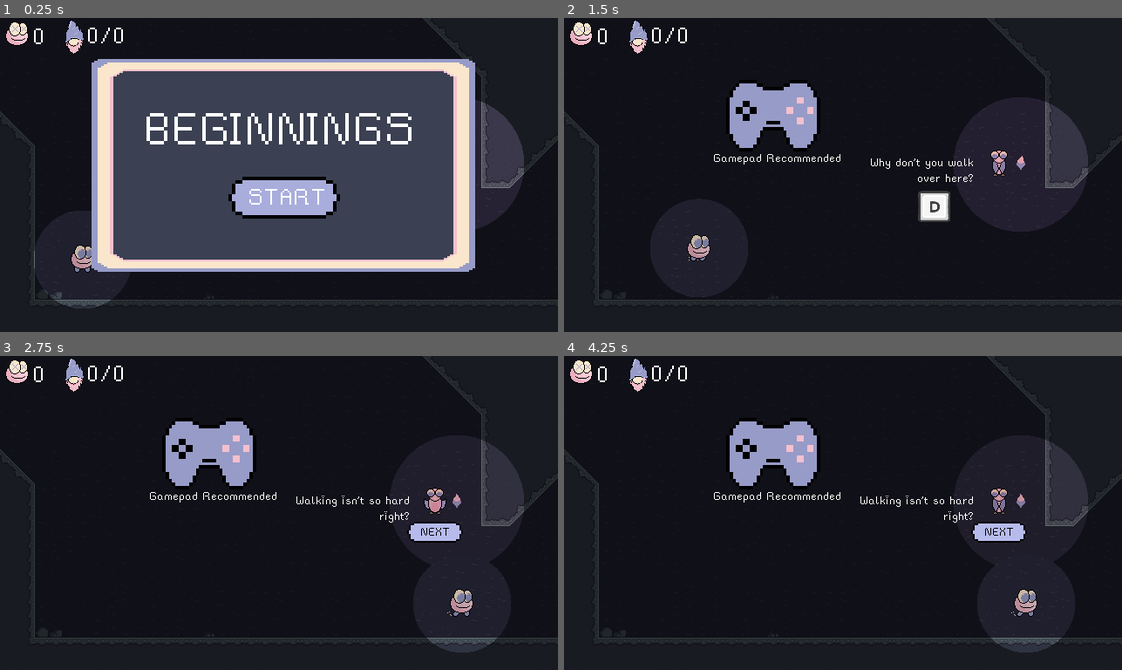
Above: before the commit, frames 1-4 (two rows, left to right).
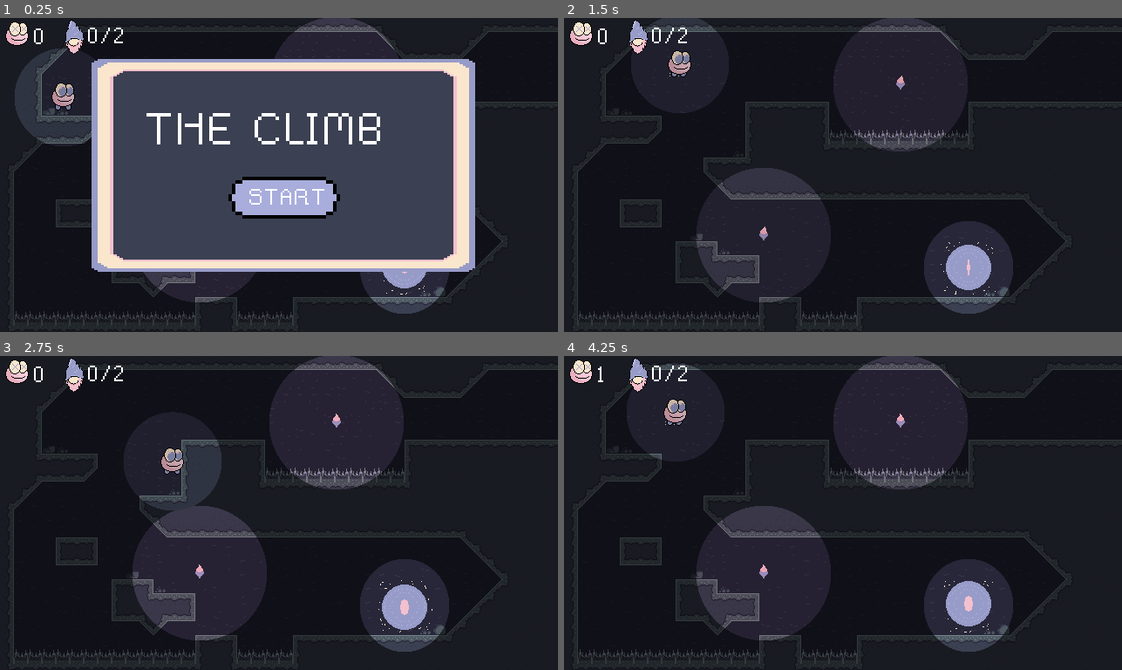
Above: after the commit, the same moments.

Repository: billbobphil/game-off-2023
Game: Godot game, scene res://root/root.tscn
The game is run twice, just before and just after one commit, with the same random seed, the same clock (stepped at 60 frames per second) and the same inputs.
Inputs (mouse positions are in pixels of both pictures, inside the frame that each line leads up to):
- Up to frame 1 (0.25 s): no input
- Up to frame 2 (1.5 s): click "START" at 0.5 s; tap Enter (acknowledge_dialog) at 1.25 s; move the mouse to (965, 159) at 1.27 s; hold D (move_right) from 1.28 s (still down); hold Space (jump) from 1.28 s (still down); click (965, 159) at 1.42 s
- Up to frame 3 (2.75 s): keep holding D (move_right); move the mouse to (167, 528) at 2.02 s; release Space (jump) at 2.03 s; tap Enter (acknowledge_dialog) at 2.1 s; tap Space (jump) at 2.27, 2.3, 2.57 s
- Up to frame 4 (4.25 s): move the mouse to (898, 443) at 2.77 s; release D (move_right) at 2.78 s; hold A (move_left) 2.78-3.53 s; hold Space (jump) 2.78-3.53 s; tap Ctrl (dash) at 2.85 s; move the mouse to (815, 575) at 3.52 s; hold D (move_right) from 3.53 s (still down); tap Space (jump) at 3.6, 3.77, 4.07 s; click (815, 575) at 3.67 s

The runs differ from the first frame. In frame 1, 13% of the frame differs, in the area x 0-100%, y 0-100%; in frame 2, 16%; in frame 3, 28%; in frame 4, 27%.

Commit message:
Tried a new jump sound effect

Diff:
--- a/levels/level_two/level_two.tscn
+++ b/levels/level_two/level_two.tscn
@@ -57,9 +57,6 @@
 [sub_resource type="RectangleShape2D" id="RectangleShape2D_qs13m"]
 size = Vector2(341, 20)
 
-[sub_resource type="RectangleShape2D" id="RectangleShape2D_rdhfy"]
-size = Vector2(20, 28)
-
 [sub_resource type="RectangleShape2D" id="RectangleShape2D_wcob0"]
 size = Vector2(202, 22)
 
@@ -153,7 +150,7 @@
 layer_0/tile_data = PackedInt32Array(983049, 1, 0, 1048587, 131073, 0, 1245215, 65537, 0, 1245214, 131073, 0, 589836, 1 …(724 unchanged characters)…
 
 [node name="PlayableTilemap" parent="." index="2"]
-layer_0/tile_data = PackedInt32Array(131074, 0, 3, 196610, 1 …(10493 unchanged characters)… 815, 393216, 0, 458816, 393216, 0, 262215, 458752, 1, 327751, 458752, 1, 262216, 458752, 4, 327752, 458752, 4, -196555, 327680, 1, -196553, 262144, 1 …(48154 unchanged characters)…
+layer_0/tile_data = PackedInt32Array(131074, 0, 3, 196610, 1 …(10493 unchanged characters)… 815, 393216, 0, 458816, 393216, 0, 262216, 0, 1, 327752, 0, 1, -196555, 327680, 1, -196553, 262144, 1 …(48154 unchanged characters)…
 
 [node name="Torch" parent="Torches" index="0" instance=ExtResource("2_ssyhf")]
 position = Vector2(386, 74)
@@ -212,11 +209,17 @@
 
 [node name="Left" parent="CameraManager/Screen_One" index="0"]
 position = Vector2(71, 180)
+
+[node name="Right" parent="CameraManager/Screen_One" index="1"]
+position = Vector2(583, 180)
 
 [node name="Screen_Two" parent="CameraManager" index="2" instance=ExtResource("3_8ss8l")]
 position = Vector2(648, -220)
 cameraXPosition = 960.0
 cameraYPosition = -40.0
+
+[node name="Left" parent="CameraManager/Screen_Two" index="0"]
+position = Vector2(4, 180)
 
 [node name="Screen_Three" parent="CameraManager" index="3" instance=ExtResource("3_8ss8l")]
 position = Vector2(1297, -459)
@@ -384,196 +387,189 @@
 position = Vector2(-85.8365, 0)
 shape = SubResource("RectangleShape2D_qs13m")
 
-[node name="DeathPlane4" parent="DeathPlanes" index="3" instance=ExtResource("5_82h7g")]
-position = Vector2(1154.68, 79.3634)
-
-[node name="CollisionShape2D" parent="DeathPlanes/DeathPlane4" index="0"]
-position = Vector2(0, 1.63663)
-shape = SubResource("RectangleShape2D_rdhfy")
-
-[node name="DeathPlane5" parent="DeathPlanes" index="4" instance=ExtResource("5_82h7g")]
+[node name="DeathPlane5" parent="DeathPlanes" index="3" instance=ExtResource("5_82h7g")]
 position = Vector2(863.828, 3)
 
 [node name="CollisionShape2D" parent="DeathPlanes/DeathPlane5" index="0"]
 position = Vector2(-10.8278, -1)
 shape = SubResource("RectangleShape2D_wcob0")
 
-[node name="DeathPlane6" parent="DeathPlanes" index="5" instance=ExtResource("5_82h7g")]
+[node name="DeathPlane6" parent="DeathPlanes" index="4" instance=ExtResource("5_82h7g")]
 position = Vector2(1163.41, -88.0245)
 
 [node name="CollisionShape2D" parent="DeathPlanes/DeathPlane6" index="0"]
 position = Vector2(-2.90881, 11.0245)
 shape = SubResource("RectangleShape2D_b1ena")
 
-[node name="DeathPlane7" parent="DeathPlanes" index="6" instance=ExtResource("5_82h7g")]
+[node name="DeathPlane7" parent="DeathPlanes" index="5" instance=ExtResource("5_82h7g")]
 position = Vector2(1182.96, -112.2)
 
 [node name="CollisionShape2D" parent="DeathPlanes/DeathPlane7" index="0"]
 position = Vector2(5.04028, 4.20024)
 shape = SubResource("RectangleShape2D_bqrrw")
 
-[node name="DeathPlane8" parent="DeathPlanes" index="7" instance=ExtResource("5_82h7g")]
+[node name="DeathPlane8" parent="DeathPlanes" index="6" instance=ExtResource("5_82h7g")]
 position = Vector2(1415.6, -109)
 
 [node name="CollisionShape2D" parent="DeathPlanes/DeathPlane8" index="0"]
 position = Vector2(101.902, 1.34937)
 shape = SubResource("RectangleShape2D_ynoje")
 
-[node name="DeathPlane9" parent="DeathPlanes" index="8" instance=ExtResource("5_82h7g")]
+[node name="DeathPlane9" parent="DeathPlanes" index="7" instance=ExtResource("5_82h7g")]
 position = Vector2(1860.92, -111)
 
 [node name="CollisionShape2D" parent="DeathPlanes/DeathPlane9" index="0"]
 position = Vector2(4.5824, 0)
 shape = SubResource("RectangleShape2D_7ef3m")
 
-[node name="DeathPlane10" parent="DeathPlanes" index="9" instance=ExtResource("5_82h7g")]
+[node name="DeathPlane10" parent="DeathPlanes" index="8" instance=ExtResource("5_82h7g")]
 position = Vector2(1646.16, -259.663)
 
 [node name="CollisionShape2D" parent="DeathPlanes/DeathPlane10" index="0"]
 position = Vector2(2.83557, 2.33127)
 shape = SubResource("RectangleShape2D_iec2k")
 
-[node name="DeathPlane11" parent="DeathPlanes" index="10" instance=ExtResource("5_82h7g")]
+[node name="DeathPlane11" parent="DeathPlanes" index="9" instance=ExtResource("5_82h7g")]
 position = Vector2(1556, -254)
 
 [node name="CollisionShape2D" parent="DeathPlanes/DeathPlane11" index="0"]
 position = Vector2(2.49988, -3.5)
 shape = SubResource("RectangleShape2D_07xh1")
 
-[node name="DeathPlane12" parent="DeathPlanes" index="11" instance=ExtResource("5_82h7g")]
+[node name="DeathPlane12" parent="DeathPlanes" index="10" instance=ExtResource("5_82h7g")]
 position = Vector2(1543.74, -276.969)
 
 [node name="CollisionShape2D" parent="DeathPlanes/DeathPlane12" index="0"]
 position = Vector2(-3.87219, -0.531464)
 shape = SubResource("RectangleShape2D_7tbx2")
 
-[node name="DeathPlane13" parent="DeathPlanes" index="12" instance=ExtResource("5_82h7g")]
+[node name="DeathPlane13" parent="DeathPlanes" index="11" instance=ExtResource("5_82h7g")]
 position = Vector2(1399.57, -279.01)
 
 [node name="CollisionShape2D" parent="DeathPlanes/DeathPlane13" index="0"]
 position = Vector2(0.428467, 4.00497)
 shape = SubResource("RectangleShape2D_nv6ys")
 
-[node name="DeathPlane14" parent="DeathPlanes" index="13" instance=ExtResource("5_82h7g")]
+[node name="DeathPlane14" parent="DeathPlanes" index="12" instance=ExtResource("5_82h7g")]
 position = Vector2(1433.25, -392.745)
 
 [node name="CollisionShape2D" parent="DeathPlanes/DeathPlane14" index="0"]
 position = Vector2(4.37708, 0.745361)
 shape = SubResource("RectangleShape2D_wgcgt")
 
-[node name="DeathPlane15" parent="DeathPlanes" index="14" instance=ExtResource("5_82h7g")]
+[node name="DeathPlane15" parent="DeathPlanes" index="13" instance=ExtResource("5_82h7g")]
 position = Vector2(1446.43, -405.373)
 
 [node name="CollisionShape2D" parent="DeathPlanes/DeathPlane15" index="0"]
 position = Vector2(1.56506, 3.37308)
 shape = SubResource("RectangleShape2D_dodln")
 
-[node name="DeathPlane16" parent="DeathPlanes" index="15" instance=ExtResource("5_82h7g")]
+[node name="DeathPlane16" parent="DeathPlanes" index="14" instance=ExtResource("5_82h7g")]
 position = Vector2(1410.68, -502.245)
 
 [node name="CollisionShape2D" parent="DeathPlanes/DeathPlane16" index="0"]
 position = Vector2(-3.17517, 8.24524)
 shape = SubResource("RectangleShape2D_4g7no")
 
-[node name="DeathPlane17" parent="DeathPlanes" index="16" instance=ExtResource("5_82h7g")]
+[node name="DeathPlane17" parent="DeathPlanes" index="15" instance=ExtResource("5_82h7g")]
 position = Vector2(1224.91, -467)
 
 [node name="CollisionShape2D" parent="DeathPlanes/DeathPlane17" index="0"]
 position = Vector2(0.0878906, 5.99997)
 shape = SubResource("RectangleShape2D_n3s75")
 
-[node name="DeathPlane18" parent="DeathPlanes" index="17" instance=ExtResource("5_82h7g")]
+[node name="DeathPlane18" parent="DeathPlanes" index="16" instance=ExtResource("5_82h7g")]
 position = Vector2(1103.27, -438.619)
 
 [node name="CollisionShape2D" parent="DeathPlanes/DeathPlane18" index="0"]
 position = Vector2(-39.2725, 9.11917)
 shape = SubResource("RectangleShape2D_6p4a6")
 
-[node name="DeathPlane19" parent="DeathPlanes" index="18" instance=ExtResource("5_82h7g")]
+[node name="DeathPlane19" parent="DeathPlanes" index="17" instance=ExtResource("5_82h7g")]
 position = Vector2(1103.78, -645.766)
 
 [node name="CollisionShape2D" parent="DeathPlanes/DeathPlane19" index="0"]
 position = Vector2(0.720093, 3.76569)
 shape = SubResource("RectangleShape2D_pjuqo")
 
-[node name="DeathPlane20" parent="DeathPlanes" index="19" instance=ExtResource("5_82h7g")]
+[node name="DeathPlane20" parent="DeathPlanes" index="18" instance=ExtResource("5_82h7g")]
 position = Vector2(1223.9, -627.109)
 
 [node name="CollisionShape2D" parent="DeathPlanes/DeathPlane20" index="0"]
 position = Vector2(-0.395996, 7.10944)
 shape = SubResource("RectangleShape2D_gqa7g")
 
-[node name="DeathPlane21" parent="DeathPlanes" index="20" instance=ExtResource("5_82h7g")]
+[node name="DeathPlane21" parent="DeathPlanes" index="19" instance=ExtResource("5_82h7g")]
 position = Vector2(1359.91, -629.406)
 
 [node name="CollisionShape2D" parent="DeathPlanes/DeathPlane21" index="0"]
 position = Vector2(1.08545, 3.90564)
 shape = SubResource("RectangleShape2D_5st3k")
 
-[node name="DeathPlane22" parent="DeathPlanes" index="21" instance=ExtResource("5_82h7g")]
+[node name="DeathPlane22" parent="DeathPlanes" index="20" instance=ExtResource("5_82h7g")]
 position = Vector2(1383.76, -644.211)
 
 [node name="CollisionShape2D" parent="DeathPlanes/DeathPlane22" index="0"]
 position = Vector2(2.6178, 2.21149)
 shape = SubResource("RectangleShape2D_yvw1o")
 
-[node name="DeathPlane23" parent="DeathPlanes" index="22" instance=ExtResource("5_82h7g")]
+[node name="DeathPlane23" parent="DeathPlanes" index="21" instance=ExtResource("5_82h7g")]
 position = Vector2(1456.38, -660.125)
 
 [node name="CollisionShape2D" parent="DeathPlanes/DeathPlane23" index="0"]
 position = Vector2(0.625, 3.625)
 shape = SubResource("RectangleShape2D_65oio")
 
-[node name="DeathPlane24" parent="DeathPlanes" index="23" instance=ExtResource("5_82h7g")]
+[node name="DeathPlane24" parent="DeathPlanes" index="22" instance=ExtResource("5_82h7g")]
 position = Vector2(886.546, -692.245)
 
 [node name="CollisionShape2D" parent="DeathPlanes/DeathPlane24" index="0"]
 position = Vector2(-1.77277, 3.62274)
 shape = SubResource("RectangleShape2D_oqwww")
 
-[node name="DeathPlane25" parent="DeathPlanes" index="24" instance=ExtResource("5_82h7g")]
+[node name="DeathPlane25" parent="DeathPlanes" index="23" instance=ExtResource("5_82h7g")]
 position = Vector2(1645.32, -611.851)
 
 [node name="CollisionShape2D" parent="DeathPlanes/DeathPlane25" index="0"]
 position = Vector2(4.17578, 3.3512)
 shape = SubResource("RectangleShape2D_4dook")
 
-[node name="DeathPlane26" parent="DeathPlanes" index="25" instance=ExtResource("5_82h7g")]
+[node name="DeathPlane26" parent="DeathPlanes" index="24" instance=ExtResource("5_82h7g")]
 position = Vector2(1865.92, -483.465)
 
 [node name="CollisionShape2D" parent="DeathPlanes/DeathPlane26" index="0"]
 position = Vector2(-1.91638, 3.46497)
 shape = SubResource("RectangleShape2D_uhkxq")
 
-[node name="DeathPlane27" parent="DeathPlanes" index="26" instance=ExtResource("5_82h7g")]
+[node name="DeathPlane27" parent="DeathPlanes" index="25" instance=ExtResource("5_82h7g")]
 position = Vector2(2026.92, -434.802)
 
 [node name="CollisionShape2D" parent="DeathPlanes/DeathPlane27" index="0"]
 position = Vector2(-3.92126, 3.80231)
 shape = SubResource("RectangleShape2D_e35o7")
 
-[node name="DeathPlane28" parent="DeathPlanes" index="27" instance=ExtResource("5_82h7g")]
+[node name="DeathPlane28" parent="DeathPlanes" index="26" instance=ExtResource("5_82h7g")]
 position = Vector2(2047.67, -538.103)
 
 [node name="CollisionShape2D" parent="DeathPlanes/DeathPlane28" index="0"]
 position = Vector2(0.834229, -8.39728)
 shape = SubResource("RectangleShape2D_q7k44")
 
-[node name="DeathPlane29" parent="DeathPlanes" index="28" instance=ExtResource("5_82h7g")]
+[node name="DeathPlane29" parent="DeathPlanes" index="27" instance=ExtResource("5_82h7g")]
 position = Vector2(2008.68, -582.527)
 
 [node name="CollisionShape2D" parent="DeathPlanes/DeathPlane29" index="0"]
 position = Vector2(-1.68042, 5.52734)
 shape = SubResource("RectangleShape2D_je3t7")
 
-[node name="DeathPlane30" parent="DeathPlanes" index="29" instance=ExtResource("5_82h7g")]
+[node name="DeathPlane30" parent="DeathPlanes" index="28" instance=ExtResource("5_82h7g")]
 position = Vector2(1935.82, -614.139)
 
 [node name="CollisionShape2D" parent="DeathPlanes/DeathPlane30" index="0"]
 position = Vector2(-0.821411, 4.56952)
 shape = SubResource("RectangleShape2D_wcxy7")
 
-[node name="DeathPlane31" parent="DeathPlanes" index="30" instance=ExtResource("5_82h7g")]
+[node name="DeathPlane31" parent="DeathPlanes" index="29" instance=ExtResource("5_82h7g")]
 position = Vector2(2057.34, -709.384)
 
 [node name="CollisionShape2D" parent="DeathPlanes/DeathPlane31" index="0"]
@@ -632,6 +628,9 @@
 [editable path="CameraManager/Screen_One"]
 [editable path="CameraManager/Screen_One/Left"]
 [editable path="CameraManager/Screen_One/Right"]
+[editable path="CameraManager/Screen_Two"]
+[editable path="CameraManager/Screen_Two/Left"]
+[editable path="CameraManager/Screen_Two/Right"]
 [editable path="CameraManager/Screen_Three"]
 [editable path="CameraManager/Screen_Three/Left"]
 [editable path="CameraManager/Screen_Three/Right"]
@@ -656,7 +655,6 @@
 [editable path="DeathPlanes/DeathPlane"]
 [editable path="DeathPlanes/DeathPlane2"]
 [editable path="DeathPlanes/DeathPlane3"]
-[editable path="DeathPlanes/DeathPlane4"]
 [editable path="DeathPlanes/DeathPlane5"]
 [editable path="DeathPlanes/DeathPlane6"]
 [editable path="DeathPlanes/DeathPlane7"]
--- a/player/player.tscn
+++ b/player/player.tscn
@@ -6,7 +6,7 @@
 [ext_resource type="SpriteFrames" uid="uid://dfq6e7t54sn4r" path="res://player/art/large-scale-sprite-frames.tres" id="4_rxv4b"]
 [ext_resource type="Texture2D" uid="uid://q58l36wgkloc" path="res://placeholder/art/large-circle.png" id="5_qk6tp"]
 [ext_resource type="AudioStream" uid="uid://c1fwqlol2o1u2" path="res://player/sound/footsteps-3.wav" id="6_605yo"]
-[ext_resource type="AudioStream" uid="uid://d32sb2j34kdls" path="res://player/sound/jump.wav" id="7_iwfde"]
+[ext_resource type="AudioStream" uid="uid://bms5icf2c8qra" path="res://player/sound/better-jump-alt.wav" id="7_xwnx2"]
 
 [sub_resource type="CapsuleShape2D" id="CapsuleShape2D_okpn0"]
 height = 26.0
@@ -45,5 +45,4 @@
 volume_db = -5.0
 
 [node name="JumpPlayer" type="AudioStreamPlayer2D" parent="."]
-stream = ExtResource("7_iwfde")
-volume_db = -5.0
+stream = ExtResource("7_xwnx2")
--- a/root/root.tscn
+++ b/root/root.tscn
@@ -21,6 +21,7 @@
 position = Vector2(-1, 0)
 script = ExtResource("6_ovqv7")
 levelPaths = Array[PackedScene]([ExtResource("2_rl4h1"), ExtResource("3_2nj7d"), ExtResource("4_yfh48")])
+currentLevelIndex = 1
 
 [node name="HUD" type="CanvasLayer" parent="."]
 script = ExtResource("4_rshjh")
@@ -88,10 +89,11 @@
 
 [node name="DashPlayer" type="AudioStreamPlayer" parent="UniversalAvailableAudio"]
 stream = ExtResource("10_g6ral")
+volume_db = -5.0
 
 [node name="CollectiblePickupPlayer" type="AudioStreamPlayer" parent="UniversalAvailableAudio"]
 stream = ExtResource("12_6hh8i")
-volume_db = -5.0
+volume_db = -10.0
 
 [node name="MusicPlayer" type="Node2D" parent="."]
 process_mode = 3
@@ -99,6 +101,5 @@
 [node name="Track_One" type="AudioStreamPlayer" parent="MusicPlayer"]
 stream = ExtResource("13_ebshx")
 volume_db = -20.0
-autoplay = true
 
 [connection signal="new_level_loaded" from="LevelMounter" to="HUD" method="on_new_level_loaded"]
Not shown: 1 places in levels/level_two/level_two.tscn that only renumber resources
Not shown, added: player/sound/better-jump-alt.wav.import
Not shown, added: player/sound/better-jump.wav.import
Not shown, added: player/sound/better-jump-alt.wav
Not shown, added: player/sound/better-jump.wav
